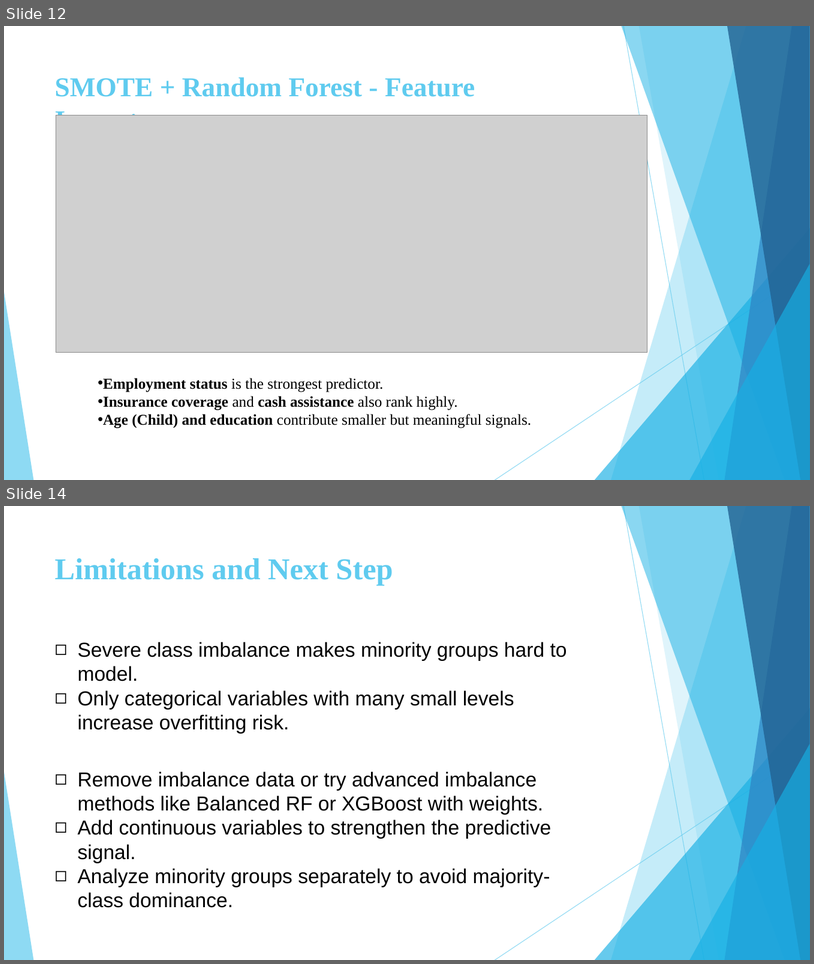
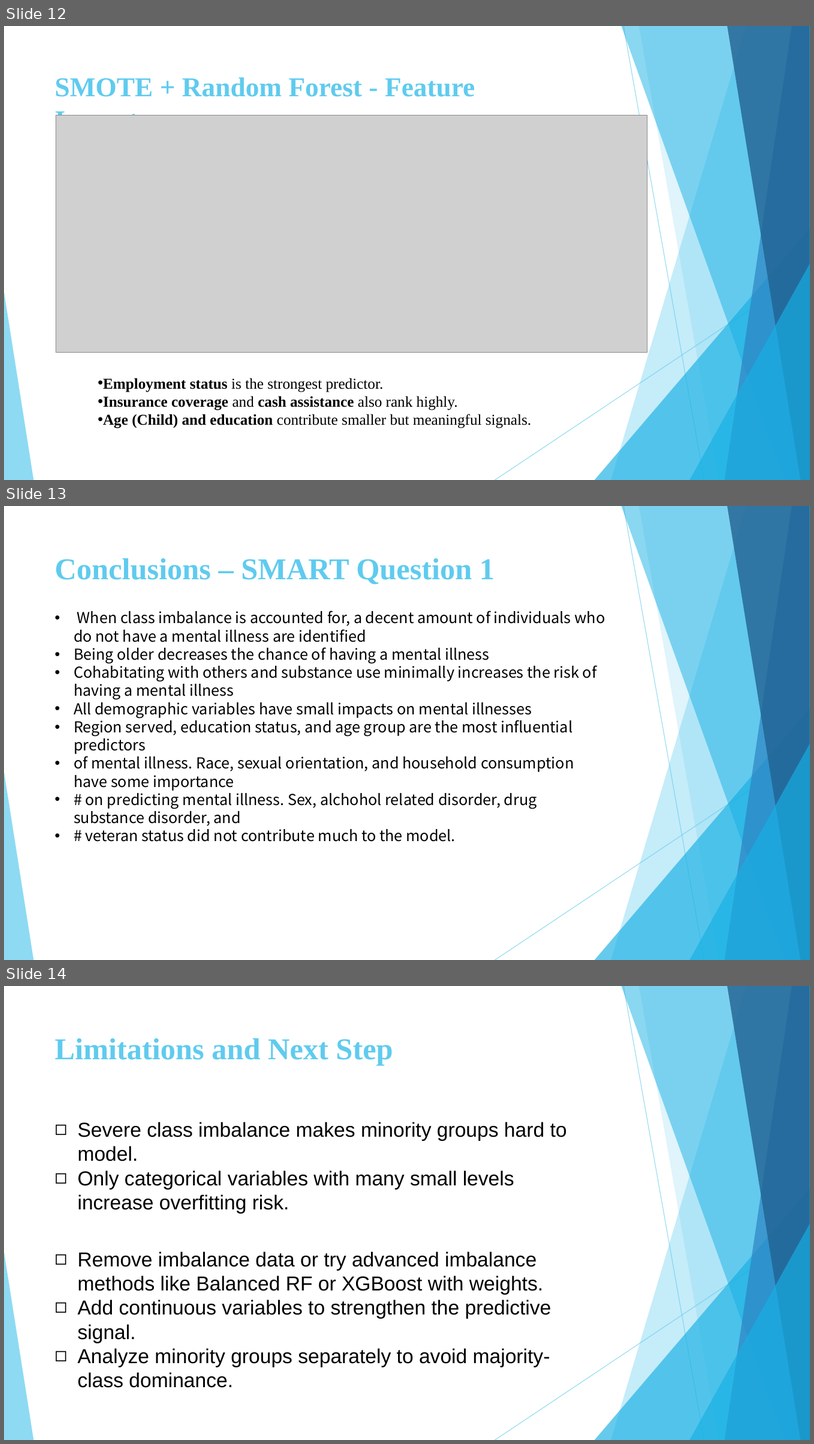
Before and after one commit to daniasalman6/Project-Data-Mining, a slide deck: Presentation/Final_Presentation.pptx. Shown one above the other, each under a label of ours: slides 12 and 14 before the commit, slides 12, 13 and 14 after it; the slides between them are not shown. The pictures are 814x964 and 814x1444 pixels, drawn with LibreOffice and Linux fonts; fonts in the diff are those of the drawing; grey boxes stand for pictures. Boxes give left, top, right and bottom in pixels: in the first picture for what was removed or moved away, otherwise in the second. Text is boxed around its words. In the diff, an @@ line names an element or a change of style, - is before the commit and + after.

Commit message:
Update Final_Presentation.pptx
updated some conclusions

```diff
--- a/Presentation/Final_Presentation.pptx
+++ b/Presentation/Final_Presentation.pptx
@@ slide 13 added at box(4, 506, 810, 960), background #FFFFFF; not listed: 10 template elements that a slide beside it also shows @@
@@ title added at box(55, 558, 495, 584), 36 pt, text #5FCBEF, bold @@
+Conclusions – SMART Question 1
@@ text added at box(74, 610, 606, 841), 18 pt, text #000000 @@
+• When class imbalance is accounted for, a decent amount of individuals who do not have a mental illness are identified
+• Being older decreases the chance of having a mental illness
+• Cohabitating with others and substance use minimally increases the risk of having a mental illness
+• All demographic variables have small impacts on mental illnesses
+• Region served, education status, and age group are the most influential predictors
+• of mental illness. Race, sexual orientation, and household consumption have some importance
+• # on predicting mental illness. Sex, alchohol related disorder, drug substance disorder, and
+• # veteran status did not contribute much to the model.
```
Also in this commit, not shown: 1 slide changed, 1 slide removed.
